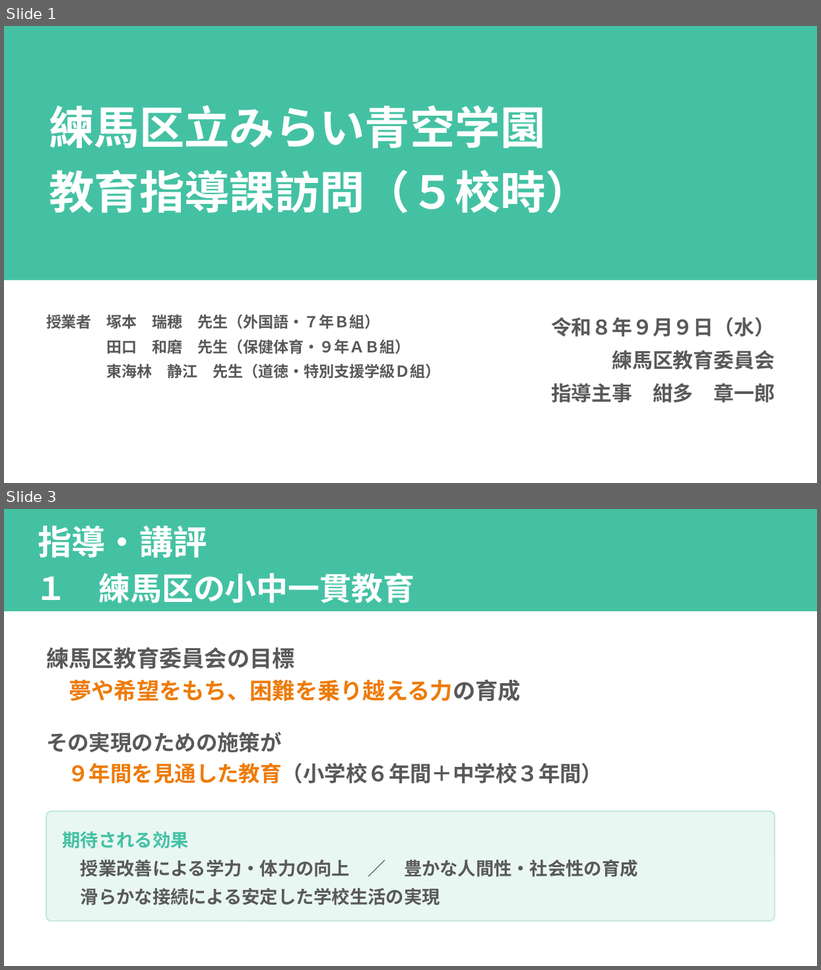
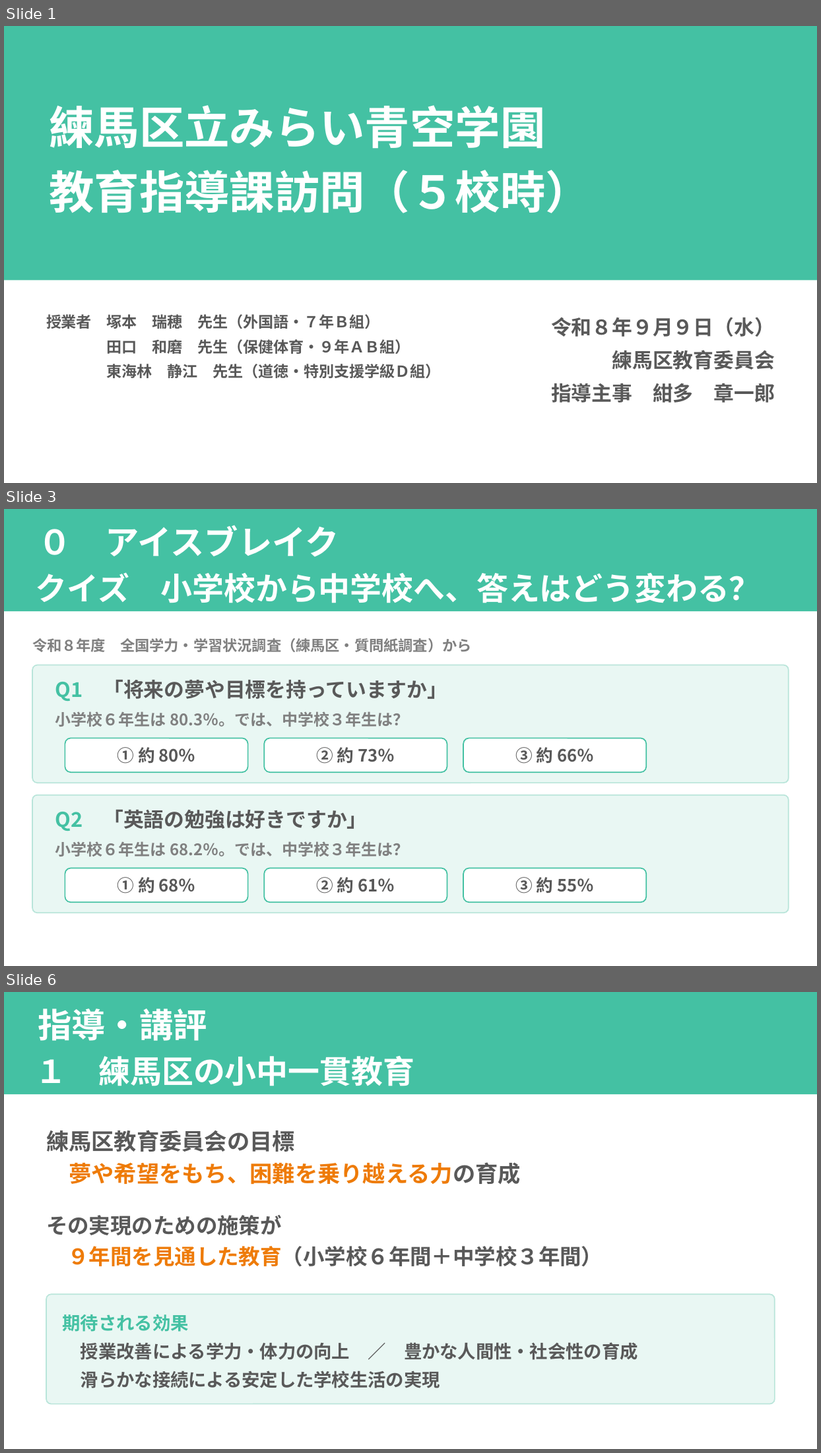
Before and after one commit to contynet730-star/con30, a slide deck: 指導課訪問_みらい青空学園/指導課訪問_５校時指導助言資料_みらい青空学園.pptx. Shown one above the other, each under a label of ours: slides 1 and 3 before the commit, slides 1, 3 and 6 after it; the slides between them are not shown. The pictures are 821x970 and 821x1453 pixels, drawn with LibreOffice and Linux fonts; fonts in the diff are those of the drawing. Boxes give left, top, right and bottom in pixels: in the first picture for what was removed or moved away, otherwise in the second. Text is boxed around its words. In the diff, an @@ line names an element or a change of style, - is before the commit and + after.

```diff
--- a/指導課訪問_みらい青空学園/指導課訪問_５校時指導助言資料_みらい青空学園.pptx
+++ b/指導課訪問_みらい青空学園/指導課訪問_５校時指導助言資料_みらい青空学園.pptx
@@ slide 3 added at (4,509,817,966), background #FFFFFF @@
@@ rectangle added at (4,509,817,611), fill #44C1A3, 28 pt, text #FFFFFF, bold @@
+０ アイスブレイク
+クイズ 小学校から中学校へ、答えはどう変わる？
@@ text added at (32,638,472,652), 13 pt, text #808080, bold @@
+令和８年度 全国学力・学習状況調査（練馬区・質問紙調査）から
@@ rounded rectangle added at (32,665,789,783), fill #E9F7F3, outline #B9E5DA 1 pt @@
@@ text added at (55,680,448,701), 18 pt, text #595959, bold @@
+Q1 「将来の夢や目標を持っていますか」
@@ text added at (55,712,409,727), 14 pt, text #808080, bold @@
+小学校６年生は 80.3％。では、中学校３年生は？
@@ rounded rectangle added at (65,738,248,772), fill #FFFFFF, outline #44C1A3 1 pt @@
@@ rounded rectangle added at (264,738,447,772), fill #FFFFFF, outline #44C1A3 1 pt @@
@@ rounded rectangle added at (463,738,646,772), fill #FFFFFF, outline #44C1A3 1 pt @@
@@ text added at (118,747,196,764), 15 pt, text #595959, bold @@
+① 約 80％
@@ text added at (316,747,395,764), 15 pt, text #595959, bold @@
+② 約 73％
@@ text added at (516,747,594,764), 15 pt, text #595959, bold @@
+③ 約 66％
@@ rounded rectangle added at (32,795,789,913), fill #E9F7F3, outline #B9E5DA 1 pt @@
@@ text added at (55,810,367,831), 18 pt, text #595959, bold @@
+Q2 「英語の勉強は好きですか」
@@ text added at (55,842,409,857), 14 pt, text #808080, bold @@
+小学校６年生は 68.2％。では、中学校３年生は？
@@ rounded rectangle added at (65,869,248,902), fill #FFFFFF, outline #44C1A3 1 pt @@
@@ text added at (118,877,196,894), 15 pt, text #595959, bold @@
+① 約 68％
@@ rounded rectangle added at (264,869,447,902), fill #FFFFFF, outline #44C1A3 1 pt @@
@@ text added at (316,877,395,894), 15 pt, text #595959, bold @@
+② 約 61％
@@ rounded rectangle added at (463,869,646,902), fill #FFFFFF, outline #44C1A3 1 pt @@
@@ text added at (516,877,594,894), 15 pt, text #595959, bold @@
+③ 約 55％
@@ what was slide 3 is now slide 6 @@
```
Also in this commit, not shown: 1 slide changed, 2 other slides added, 2 other files.
